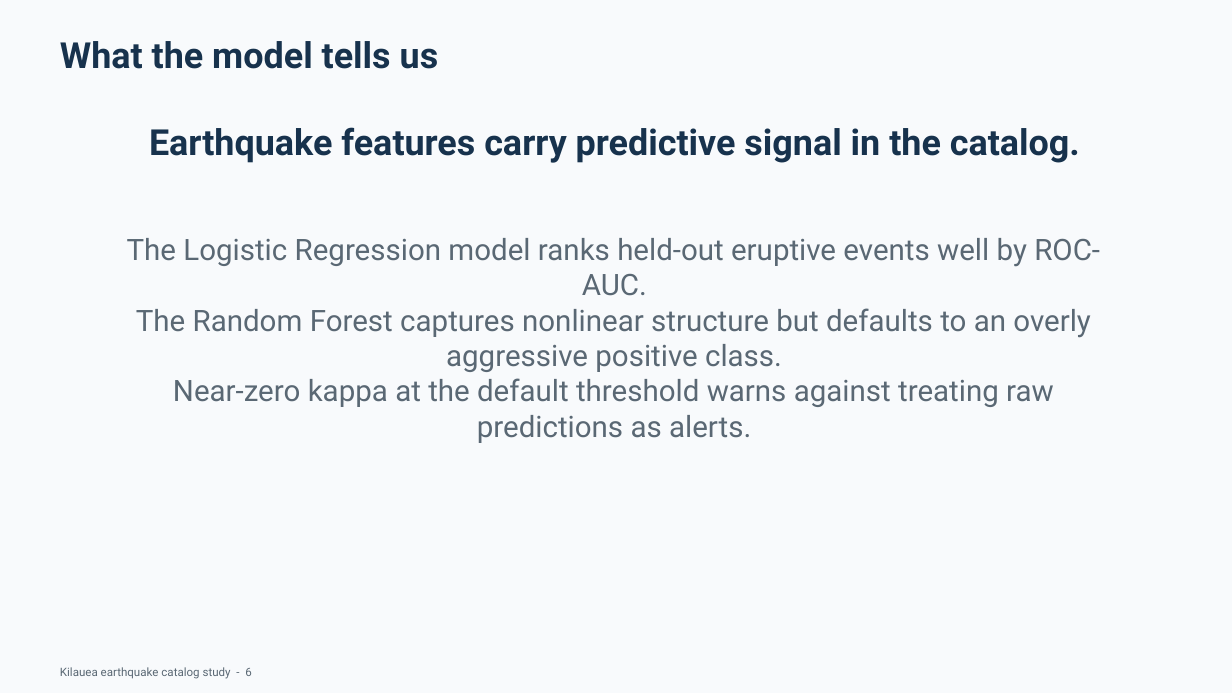
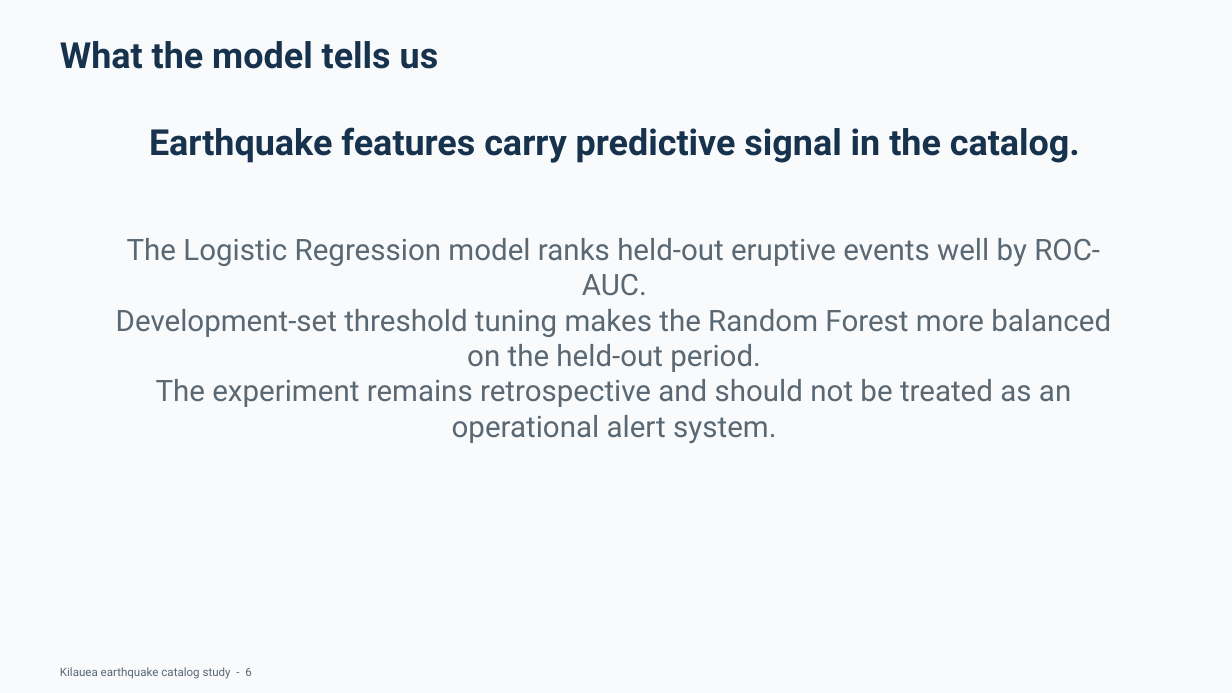
Before and after one commit to mokshithr530/volcano-eruption-ml, a slide deck: slide 6 of slides/volcano_eruption_prediction_review.pptx. Drawn at 1232x693 pixels with LibreOffice and Linux fonts; fonts in the diff are those of the drawing. Boxes give left, top, right and bottom in pixels: in the first picture for what was removed or moved away, otherwise in the second. Text is boxed around its words. In the diff, an @@ line names an element or a change of style, - is before the commit and + after.

Commit message:
Tune thresholds and add GitHub handoff guide

```diff
--- a/slides/volcano_eruption_prediction_review.pptx
+++ b/slides/volcano_eruption_prediction_review.pptx
@@ text at <box>116,238,1111,443</box>: text changed @@
-The Logistic Regression model ranks held-out eruptive events well by ROC-AUC.
-The Random Forest captures nonlinear structure but defaults to an overly aggressive positive class.
-Near-zero kappa at the default threshold warns against treating raw predictions as alerts.
+The Logistic Regression model ranks held-out eruptive events well by ROC-AUC.
+Development-set threshold tuning makes the Random Forest more balanced on the held-out period.
+The experiment remains retrospective and should not be treated as an operational alert system.
```
Also in this commit, not shown: 1 other slide changed, 9 other files.
